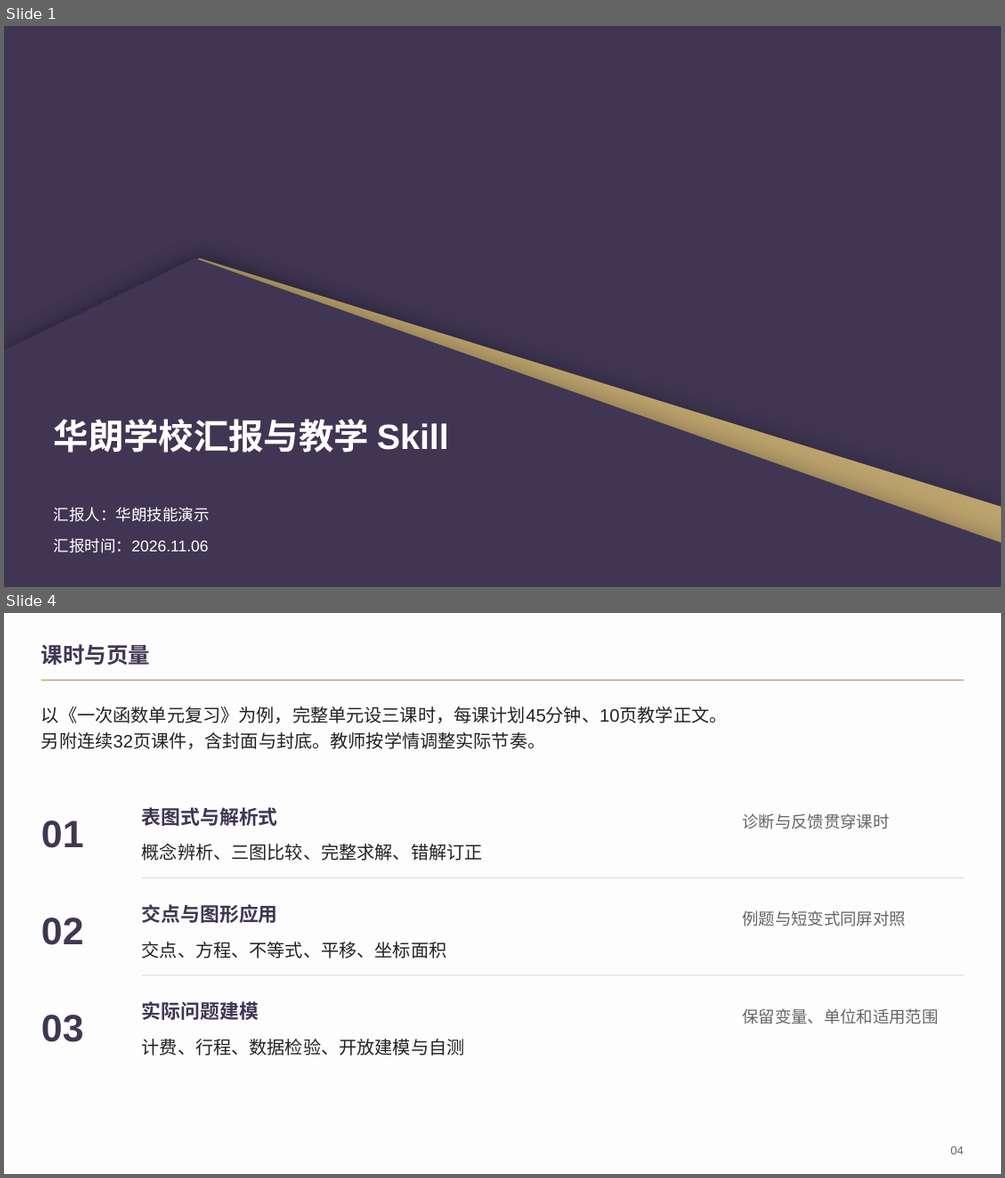
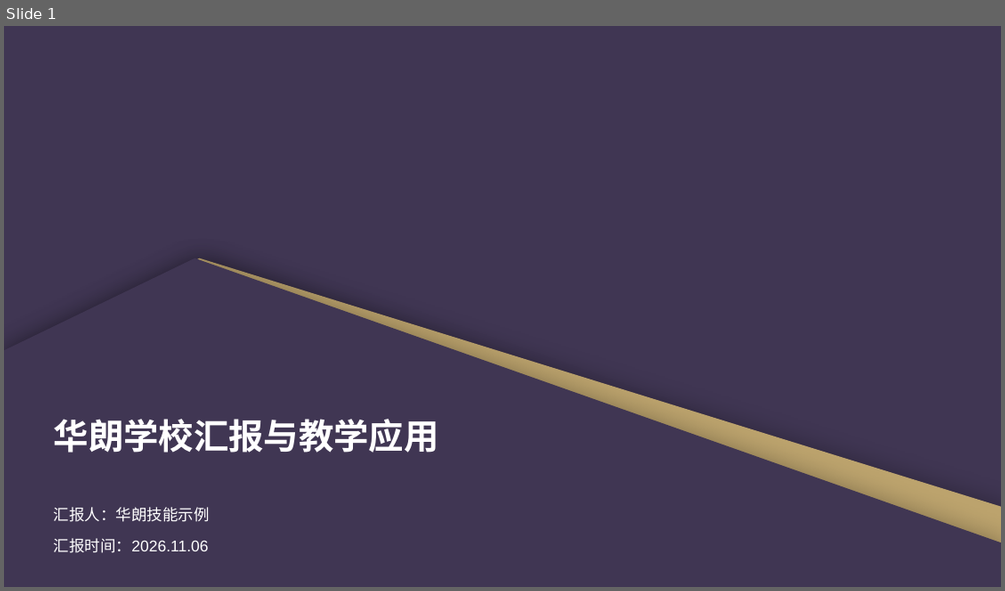
Before and after one commit to 2503668375-boop/hualang-ppt-skill, a slide deck: artifact-template-hualang-school/assets/scene-examples.pptx. Shown one above the other, each under a label of ours: slides 1 and 4 before the commit, slide 1 after it; the slides between them are not shown. The pictures are 1005x1178 and 1005x591 pixels, drawn with LibreOffice and Linux fonts; fonts in the diff are those of the drawing; background and template pictures are left out. Boxes give left, top, right and bottom in pixels: in the first picture for what was removed or moved away, otherwise in the second. Text is boxed around its words. In the diff, an @@ line names an element or a change of style, - is before the commit and + after.

Commit message:
完善华朗V8组件排版、教学深度、内容审查与辅助动画

```diff
--- a/artifact-template-hualang-school/assets/scene-examples.pptx
+++ b/artifact-template-hualang-school/assets/scene-examples.pptx
@@ slide 4 removed at box(4, 613, 1001, 1174), background #FDFDFE @@
@@ text removed at box(41, 644, 151, 665) @@
-课时与页量
@@ line removed from (41, 681) to (963, 681) @@
@@ text removed at box(41, 706, 728, 749) @@
-以《一次函数单元复习》为例，完整单元设三课时，每课计划45分钟、10页教学正文。
-另附连续32页课件，含封面与封底。教师按学情调整实际节奏。
@@ text removed at box(41, 820, 84, 848) @@
-01
@@ text removed at box(142, 807, 278, 826) @@
-表图式与解析式
@@ text removed at box(742, 813, 889, 829) @@
-诊断与反馈贯穿课时
@@ text removed at box(142, 844, 483, 860) @@
-概念辨析、三图比较、完整求解、错解订正
@@ line removed from (142, 877) to (963, 877) @@
@@ text removed at box(142, 904, 278, 923) @@
-交点与图形应用
@@ text removed at box(41, 917, 84, 945) @@
-02
@@ text removed at box(742, 910, 905, 926) @@
-例题与短变式同屏对照
@@ text removed at box(142, 941, 446, 958) @@
-交点、方程、不等式、平移、坐标面积
@@ line removed from (142, 975) to (963, 975) @@
@@ text removed at box(142, 1001, 259, 1020) @@
-实际问题建模
@@ text removed at box(742, 1008, 938, 1024) @@
-保留变量、单位和适用范围
@@ text removed at box(41, 1014, 84, 1042) @@
-03
@@ text removed at box(142, 1038, 465, 1055) @@
-计费、行程、数据检验、开放建模与自测
@@ text removed at box(950, 1146, 963, 1154) @@
-04
@@ slide 1 changed as well @@
@@ text at box(54, 418, 439, 452): text changed @@
-华朗学校汇报与教学 Skill
+华朗学校汇报与教学应用
@@ text at box(54, 507, 210, 522): text changed @@
-汇报人：华朗技能演示
+汇报人：华朗技能示例
```
Also in this commit, not shown: 2 other slides changed, 13 slides added, 22 other slides removed, 47 other files.
